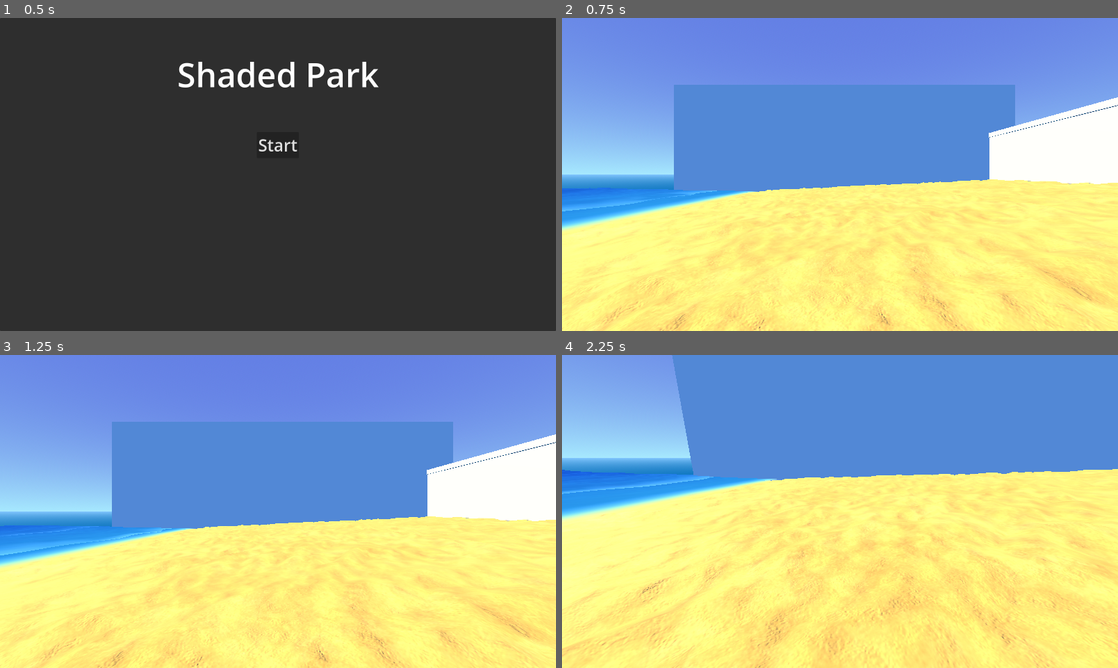
Above: before the commit, frames 1-4 (two rows, left to right).
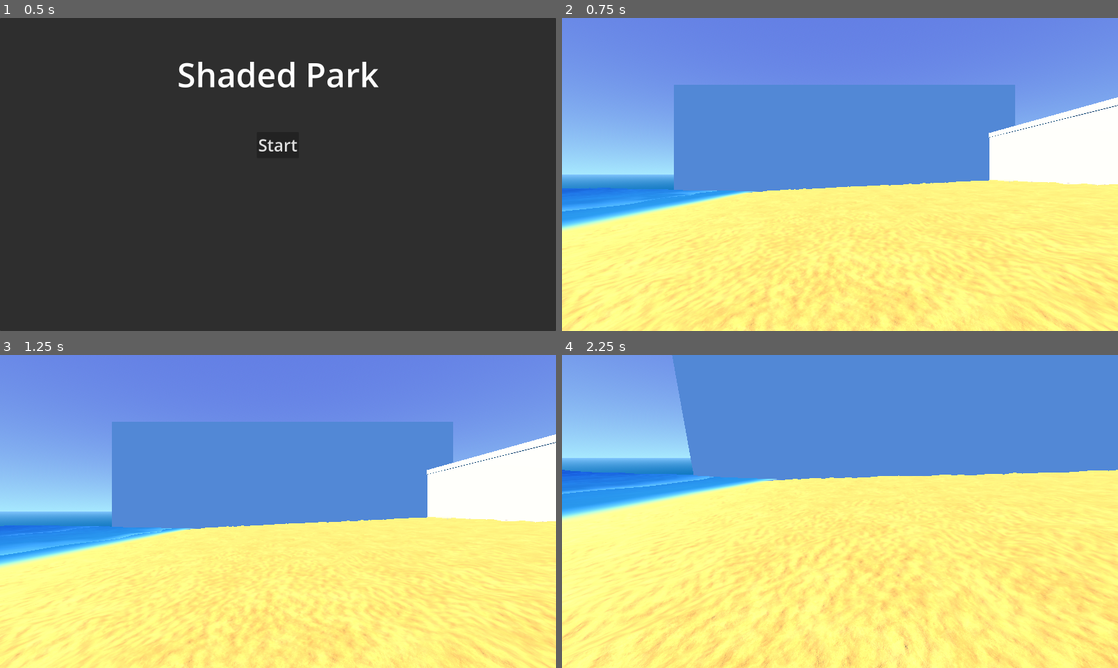
Above: after the commit, the same moments.

Repository: Spooked2/Shaded-Park
Game: Godot game, scene res://main_menu.tscn
The game is run twice, just before and just after one commit, with the same random seed, the same clock (stepped at 60 frames per second) and the same inputs.
Inputs (mouse positions are in pixels of both pictures, inside the frame that each line leads up to):
- Up to frame 1 (0.5 s): no input
- Up to frame 2 (0.75 s): click "Start" at 0.5 s
- Up to frame 3 (1.25 s): no input
- Up to frame 4 (2.25 s): move the mouse to (867, 511) at 1.27 s; hold W (move_forward) from 1.28 s (still down); move the mouse to (812, 511) at 2.02 s

Frame 1 is identical in both runs. In frame 2, 3.6% of the frame differs, in the area x 0-100%, y 51-100%; in frame 3, 3.6%; in frame 4, 6.9%, in the area x 0-100%, y 36-100%.

Commit message:
CHANGE adjusted beach sand to be slightly flatter

Diff:
--- a/levels/beach/beach.tscn
+++ b/levels/beach/beach.tscn
@@ -39,7 +39,7 @@
 noise = SubResource("FastNoiseLite_07d7i")
 seamless = true
 normalize = false
-seamless_blend_skirt = 0.35
+seamless_blend_skirt = 0.4
 
 [sub_resource type="NoiseTexture2D" id="NoiseTexture2D_yqmdv"]
 width = 1024
@@ -47,8 +47,7 @@
 noise = SubResource("FastNoiseLite_07d7i")
 seamless = true
 as_normal_map = true
-normalize = false
-seamless_blend_skirt = 0.35
+seamless_blend_skirt = 0.123
 bump_strength = 3.0
 
 [sub_resource type="Gradient" id="Gradient_xiuwc"]
@@ -76,8 +75,8 @@
 shader_parameter/color_noise = SubResource("NoiseTexture2D_3wert")
 shader_parameter/bump_noise = SubResource("NoiseTexture2D_2wo80")
 shader_parameter/bump_normal = SubResource("NoiseTexture2D_yqmdv")
-shader_parameter/bump_scale = 0.35
-shader_parameter/normal_scale = 0.15
+shader_parameter/bump_scale = 0.24
+shader_parameter/normal_scale = 0.5
 
 [sub_resource type="PlaneMesh" id="PlaneMesh_i3yn0"]
 size = Vector2(35, 50)
@@ -767,7 +766,7 @@
 
 [node name="MainGrass" type="StaticBody3D" parent="GrassField" unique_id=21836730 node_paths=PackedStringArray("base_meshes", "mesh_container")]
 script = ExtResource("6_2wo80")
-layer_amount = 16
+layer_amount = 36
 base_meshes = [NodePath("GrassTop"), NodePath("GrassCenter"), NodePath("GrassBottom")]
 mesh_container = NodePath(".")
 
@@ -780,7 +779,7 @@
 material_override = SubResource("ShaderMaterial_2wo80")
 cast_shadow = 0
 instance_shader_parameters/is_ground = true
-instance_shader_parameters/layer_count = 16
+instance_shader_parameters/layer_count = 36
 mesh = SubResource("PlaneMesh_fflcb")
 
 [node name="GrassCenter" type="MeshInstance3D" parent="GrassField/MainGrass" unique_id=422810773]
@@ -788,12 +787,12 @@
 material_override = SubResource("ShaderMaterial_2wo80")
 cast_shadow = 0
 instance_shader_parameters/is_ground = true
-instance_shader_parameters/layer_count = 16
+instance_shader_parameters/layer_count = 36
 mesh = SubResource("PlaneMesh_7bk2b")
 
 [node name="GrassBottom" type="MeshInstance3D" parent="GrassField/MainGrass" unique_id=887395564]
 transform = Transform3D(1, 0, 0, 0, 1, 0, 0, 0, 1, 27.5, 0, 49.83)
 material_override = SubResource("ShaderMaterial_2wo80")
 instance_shader_parameters/is_ground = true
-instance_shader_parameters/layer_count = 16
+instance_shader_parameters/layer_count = 36
 mesh = SubResource("PlaneMesh_1xxrc")
